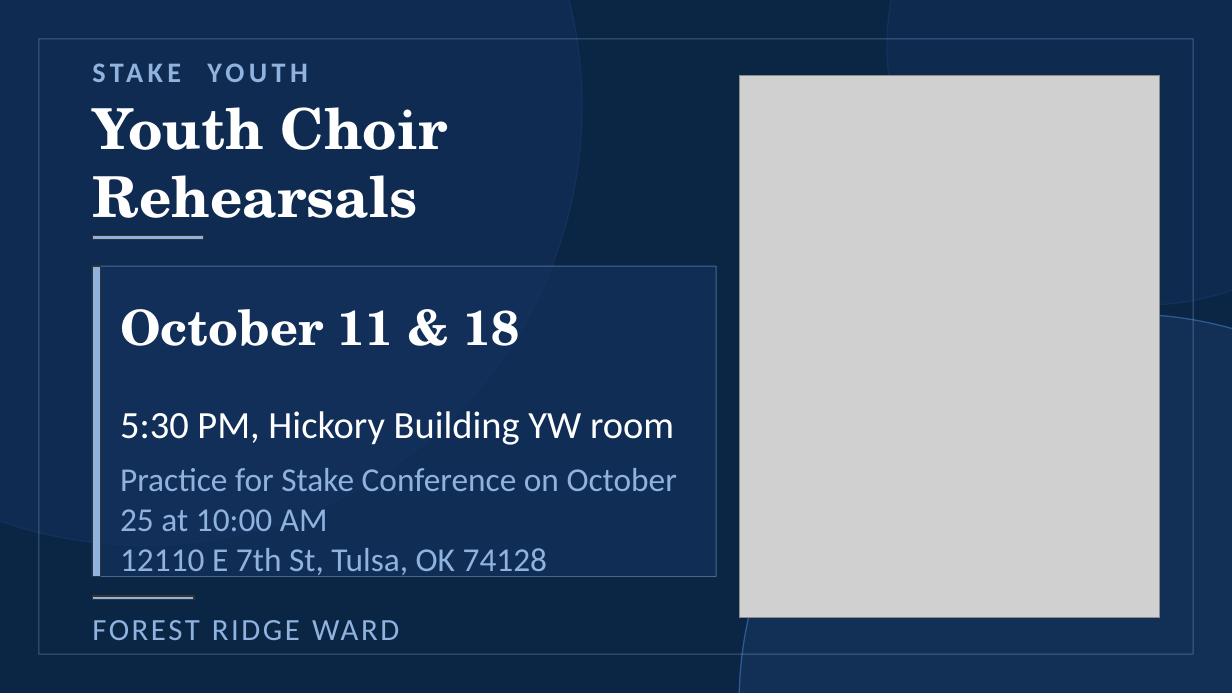
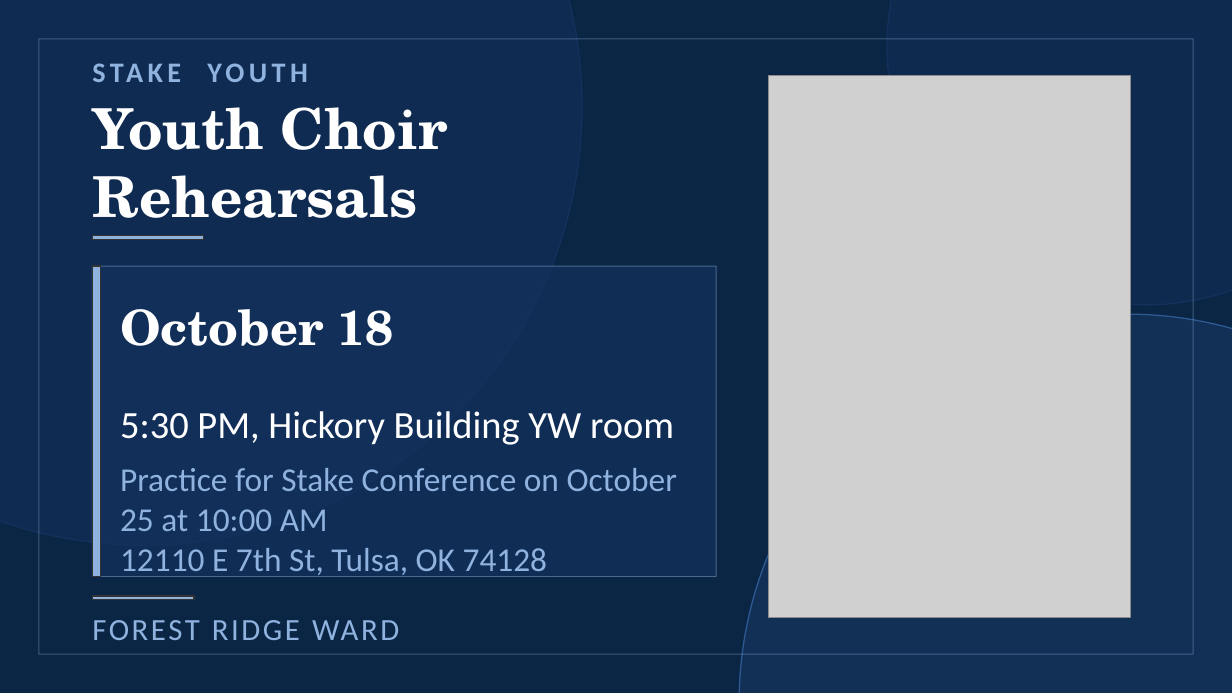
Before and after one commit to forest-ridge-ward-announcements/forest-ridge-ward-announcements, a slide deck: slide 3 of Forest Ridge Ward Announcements Editor.pptx. Drawn at 1232x693 pixels with LibreOffice and Linux fonts; fonts in the diff are those of the drawing; grey boxes stand for pictures. Boxes give left, top, right and bottom in pixels: in the first picture for what was removed or moved away, otherwise in the second. Text is boxed around its words. In the diff, an @@ line names an element or a change of style, - is before the commit and + after.

Commit message:
done

```diff
--- a/Forest Ridge Ward Announcements Editor.pptx
+++ b/Forest Ridge Ward Announcements Editor.pptx
@@ picture resized from (x1=739, y1=76, x2=1160, y2=618) to (x1=769, y1=76, x2=1130, y2=618) @@
@@ text at (x1=120, y1=309, x2=394, y2=346): text changed @@
-October 11 & 18
+October 18
```
Also in this commit, not shown: 2 slides added.
